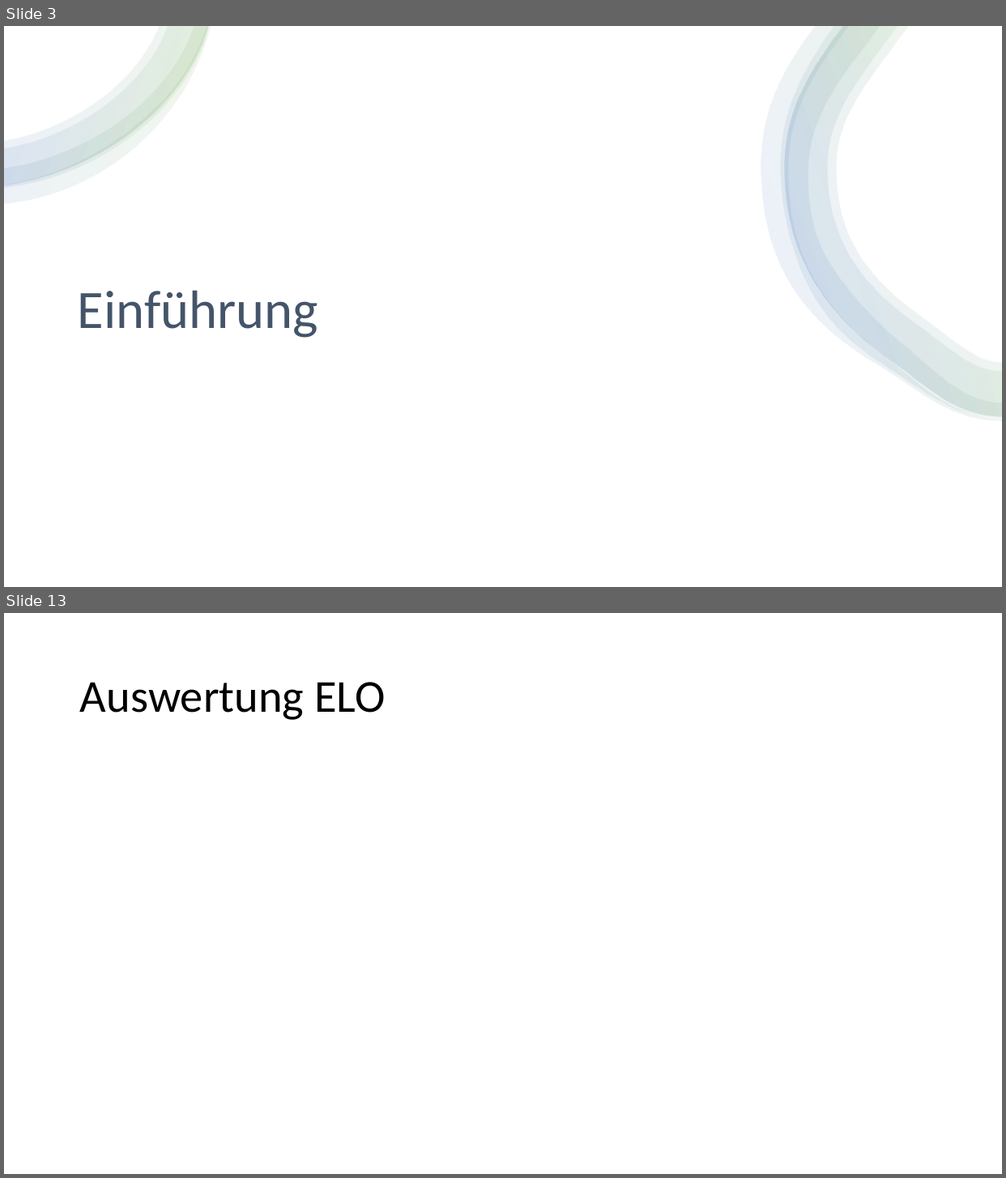
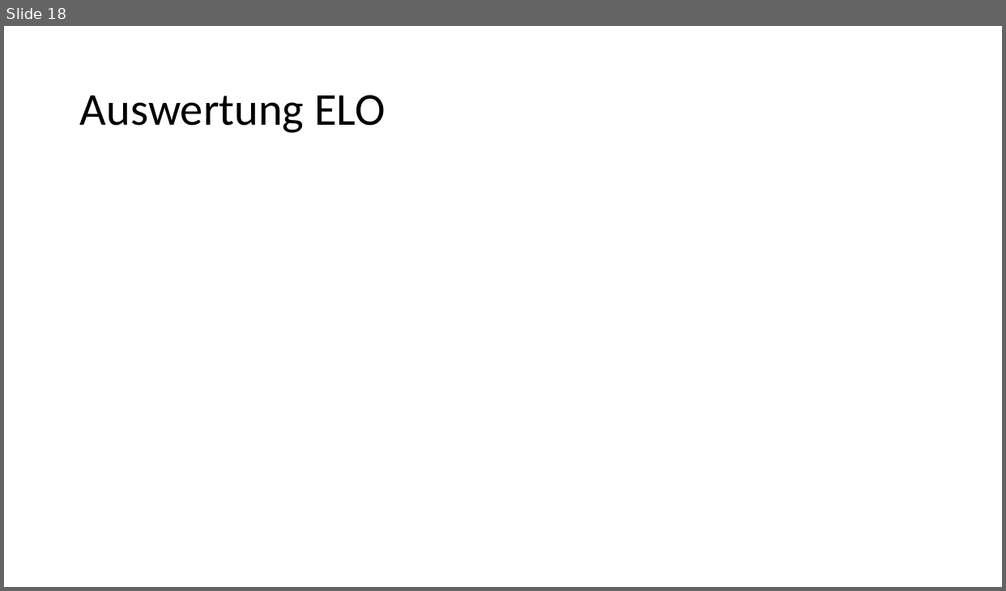
Before and after one commit to Brebeck-Jan/chessmaster, a slide deck: Präsentationen/Abschlusspräsentation/Chessmaster_Abschluss.pptx. Shown one above the other, each under a label of ours: slides 3 and 13 before the commit, slide 18 after it; the slides between them are not shown. The pictures are 1006x1178 and 1006x591 pixels, drawn with LibreOffice and Linux fonts; fonts in the diff are those of the drawing. Boxes give left, top, right and bottom in pixels: in the first picture for what was removed or moved away, otherwise in the second. Text is boxed around its words. In the diff, an @@ line names an element or a change of style, - is before the commit and + after.

```diff
--- a/Präsentationen/Abschlusspräsentation/Chessmaster_Abschluss.pptx
+++ b/Präsentationen/Abschlusspräsentation/Chessmaster_Abschluss.pptx
@@ slide 3 removed at bbox=[4, 26, 1002, 587], background #FFFFFF @@
@@ rectangle removed at bbox=[4, 26, 1002, 587] @@
@@ group removed at bbox=[4, 26, 210, 203]: 4 freeform shapes @@
@@ group removed at bbox=[761, 26, 1002, 421]: 4 freeform shapes @@
@@ title removed at bbox=[78, 290, 319, 338] @@
-Einführung
@@ what was slide 13 is now slide 18 @@
```
Also in this commit, not shown: 11 slides changed, 12 slides added, 4 other slides removed.
